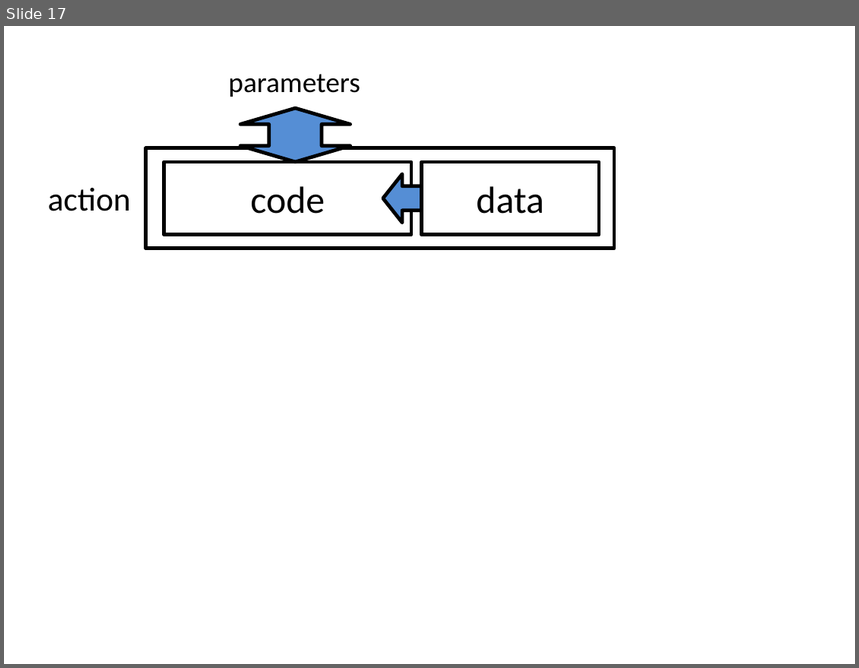
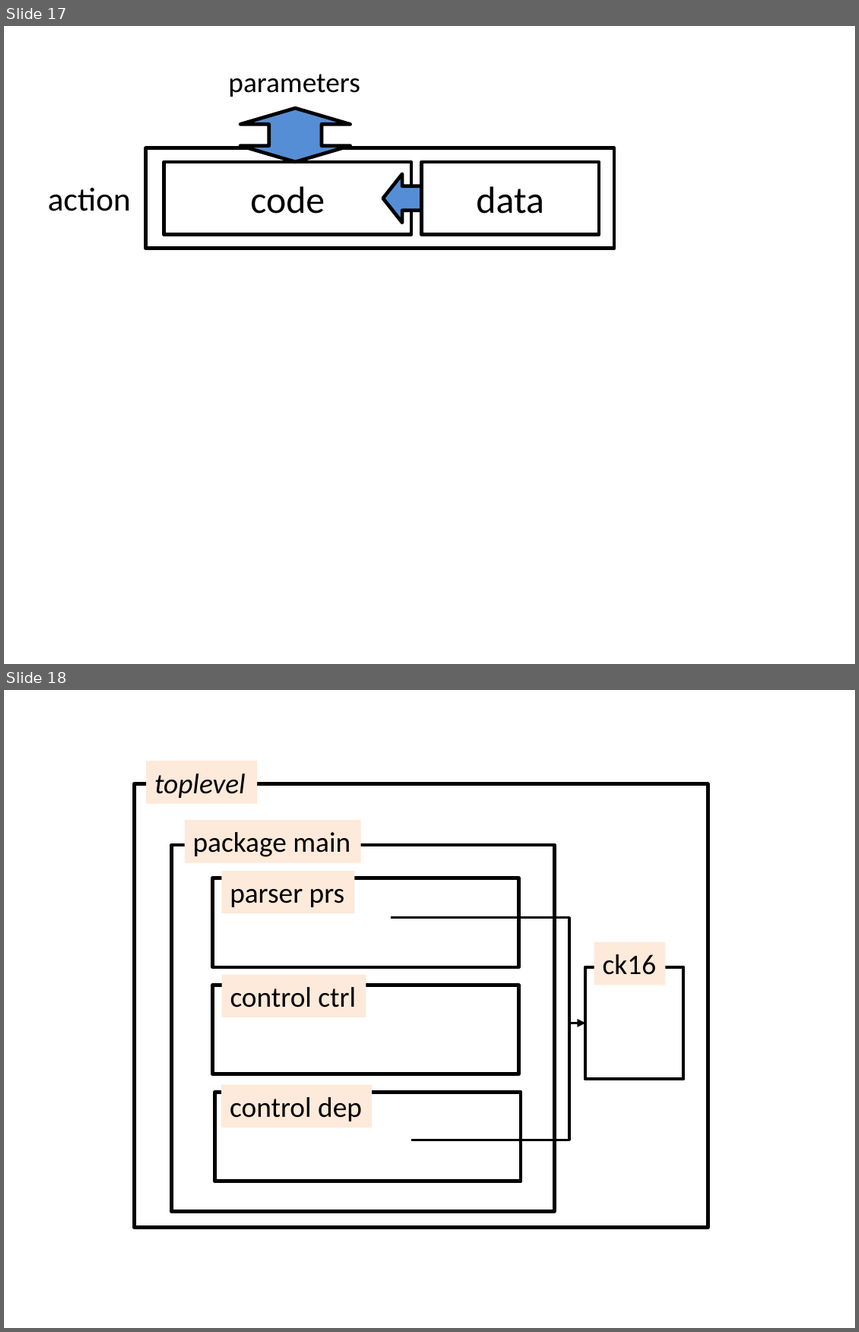
Before and after one commit to p4lang/p4-spec, a slide deck: v1.2/spec/P4v1.2-spec.pptx. Shown one above the other, each under a label of ours: slide 17 before the commit, slides 17 and 18 after it. The pictures are 859x668 and 859x1332 pixels, drawn with LibreOffice and Linux fonts; fonts in the diff are those of the drawing. Boxes give left, top, right and bottom in pixels: in the first picture for what was removed or moved away, otherwise in the second. Text is boxed around its words. In the diff, an @@ line names an element or a change of style, - is before the commit and + after.

```diff
--- a/v1.2/spec/P4v1.2-spec.pptx
+++ b/v1.2/spec/P4v1.2-spec.pptx
@@ slide 18 added at bbox=[4, 690, 855, 1328], background #FFFFFF @@
@@ rectangle added at bbox=[146, 761, 257, 803], fill #FDEADA, 24 pt, text #000000, italic @@
+toplevel
@@ rectangle added at bbox=[134, 784, 708, 1228], outline #000000 3 pt @@
@@ rectangle added at bbox=[184, 820, 360, 863], fill #FDEADA, 24 pt, text #000000 @@
+package main
@@ rectangle added at bbox=[172, 845, 555, 1212], outline #000000 3 pt @@
@@ rectangle added at bbox=[222, 870, 354, 913], fill #FDEADA, 24 pt, text #000000 @@
+parser prs
@@ rectangle added at bbox=[212, 878, 519, 967], outline #000000 3 pt @@
@@ elbow arrow added from (392, 918) to (585, 1024), #000000 2.25 pt @@
@@ rectangle added at bbox=[594, 942, 665, 985], fill #FDEADA, 24 pt, text #000000 @@
+ck16
@@ rectangle added at bbox=[212, 986, 519, 1075], outline #000000 3 pt @@
@@ rectangle added at bbox=[222, 974, 367, 1017], fill #FDEADA, 24 pt, text #000000 @@
+control ctrl
@@ rectangle added at bbox=[585, 967, 683, 1079], outline #000000 3 pt @@
@@ elbow arrow added from (411, 1140) to (585, 1024), #000000 2.25 pt @@
@@ rectangle added at bbox=[215, 1093, 522, 1182], outline #000000 3 pt @@
@@ rectangle added at bbox=[222, 1085, 373, 1128], fill #FDEADA, 24 pt, text #000000 @@
+control dep
```
Also in this commit, not shown: 1 other slide added, 1 slide removed, 1 other file.
